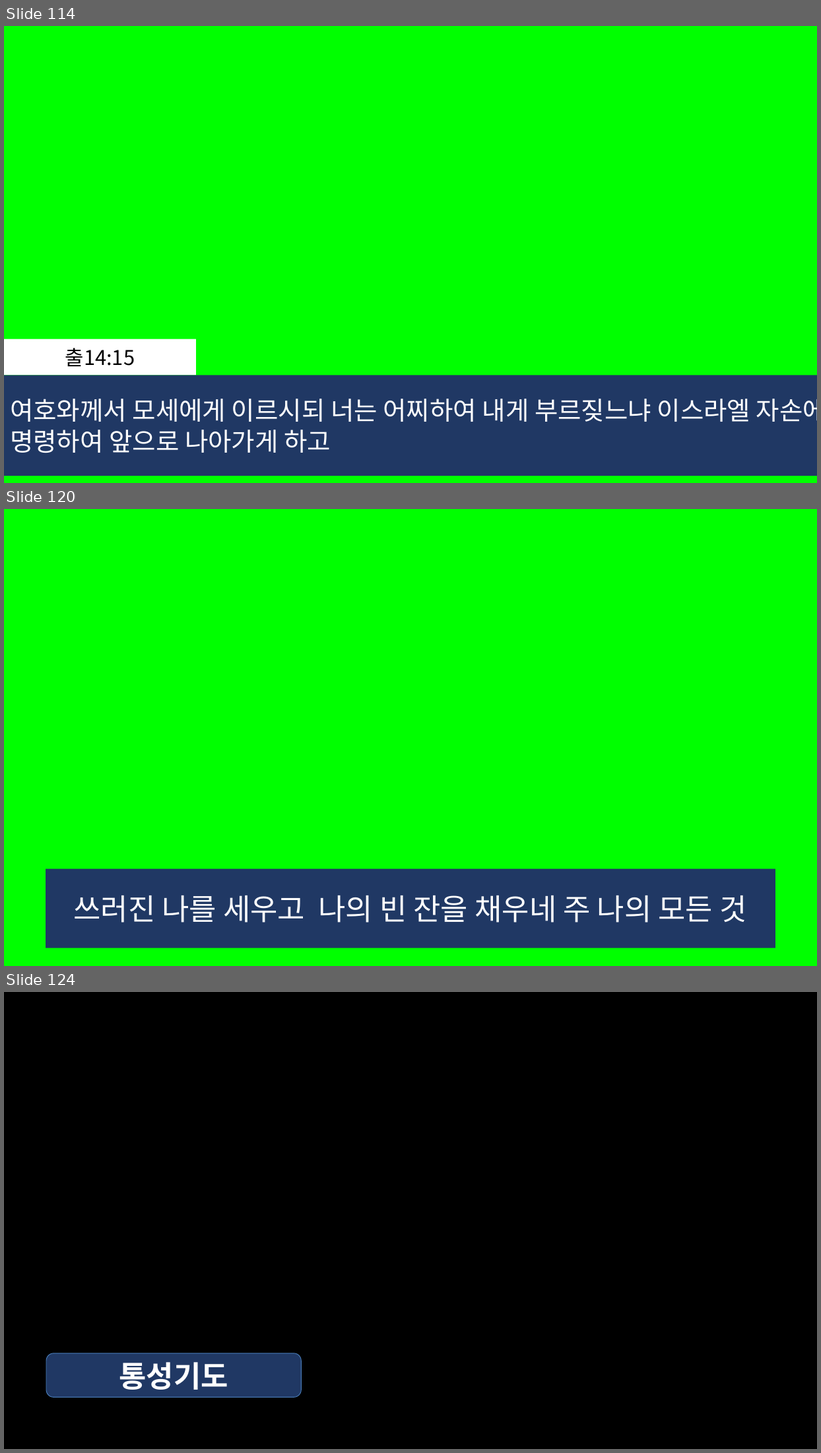
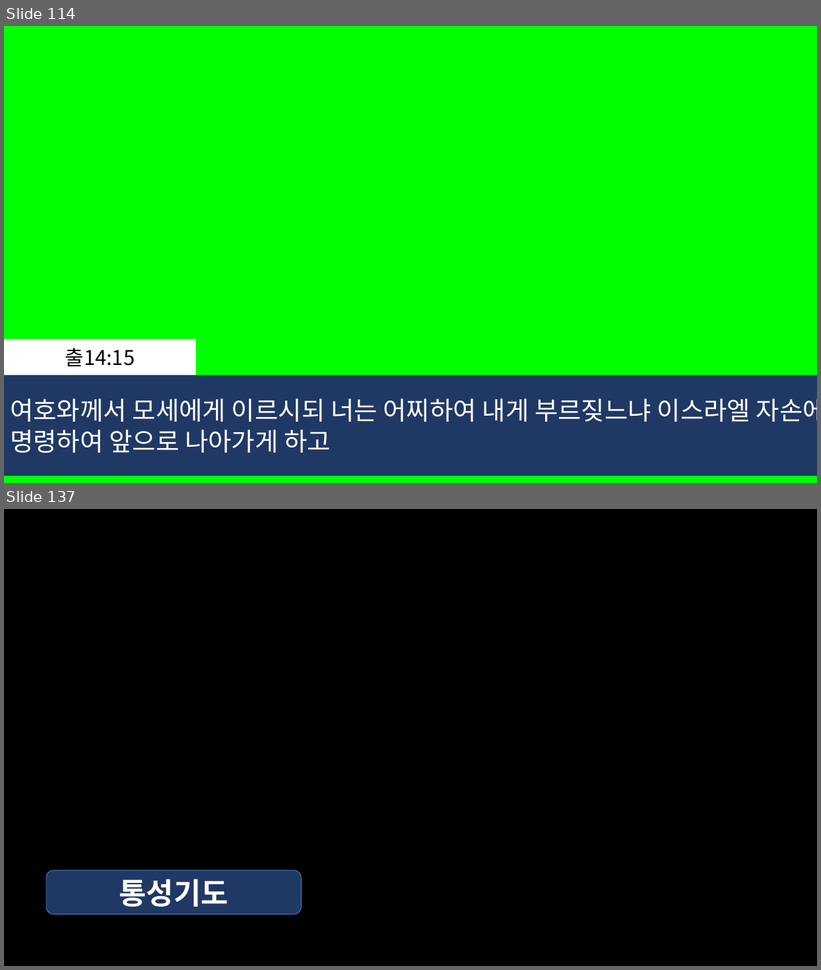
Before and after one commit to whizsavvy/evergreen_church, a slide deck: 2026-03-07_늘푸른교회_.pptx. Shown one above the other, each under a label of ours: slides 114, 120 and 124 before the commit, slides 114 and 137 after it; the slides between them are not shown. The pictures are 821x1453 and 821x970 pixels, drawn with LibreOffice and Linux fonts; fonts in the diff are those of the drawing. Boxes give left, top, right and bottom in pixels: in the first picture for what was removed or moved away, otherwise in the second. Text is boxed around its words. In the diff, an @@ line names an element or a change of style, - is before the commit and + after.

```diff
--- a/2026-03-07_늘푸른교회_.pptx
+++ b/2026-03-07_늘푸른교회_.pptx
@@ slide 120 removed at (x1=4, y1=509, x2=817, y2=966), background #00FF00 @@
@@ rectangle removed at (x1=46, y1=869, x2=776, y2=949) @@
-쓰러진 나를 세우고 나의 빈 잔을 채우네 주 나의 모든 것
@@ what was slide 124 is now slide 137 @@
```
Also in this commit, not shown: 2 slides changed, 18 slides added, 4 other slides removed.
